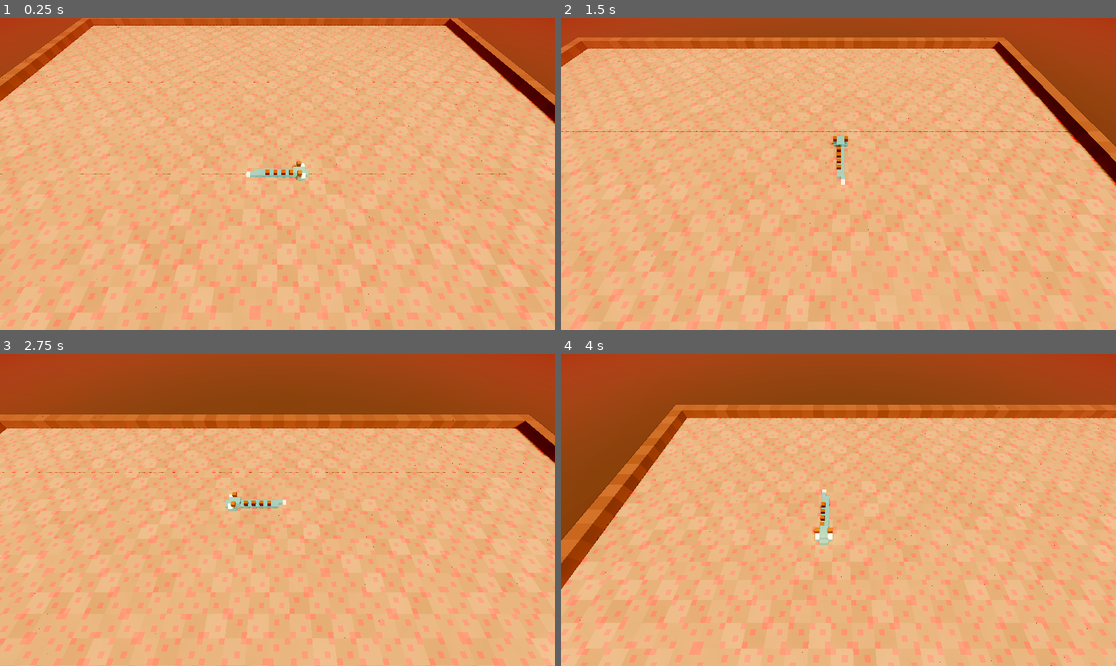
Above: before the commit, frames 1-4 (two rows, left to right).
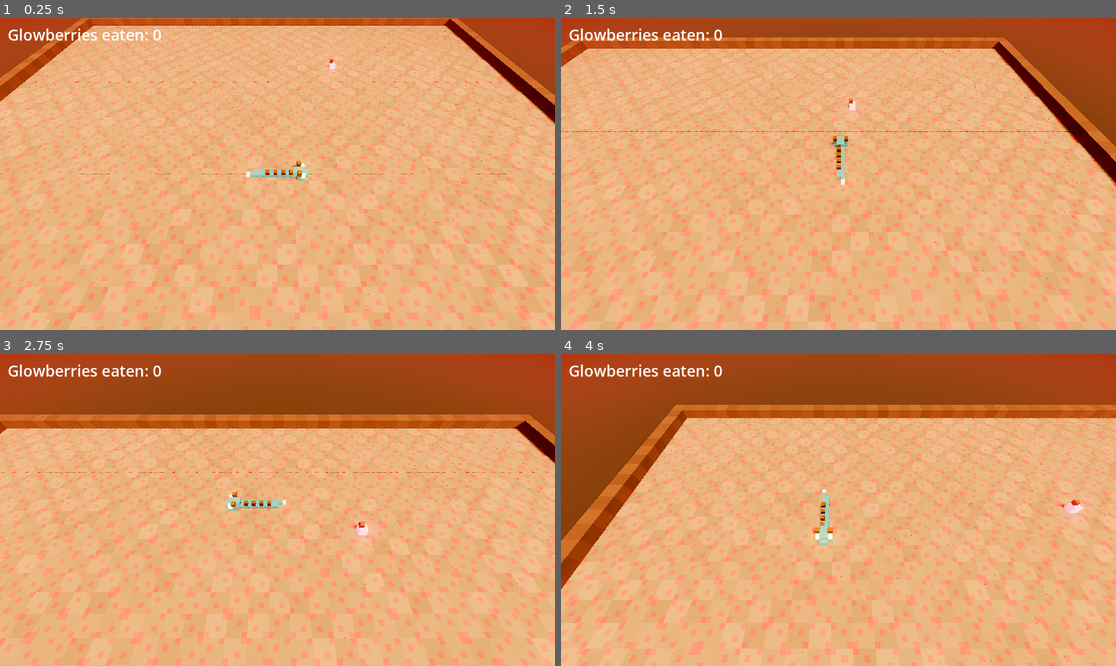
Above: after the commit, the same moments.

Repository: IDrinksWaters/CMPM121_D04
Game: Godot game, scene res://main.tscn
Two runs of this game, one before a commit and one after it. Both use one fixed random seed, a clock stepped at 60 frames per second and the inputs below.
Inputs:
- Up to frame 1 (0.25 s): no input
- Up to frame 2 (1.5 s): hold Up (ui_up) from 0.53 s (still down)
- Up to frame 3 (2.75 s): release Up (ui_up) at 2.03 s; hold Left (ui_left) from 2.03 s (still down)
- Up to frame 4 (4 s): release Left (ui_left) at 3.53 s; hold Down (ui_down) from 3.53 s (still down)

The runs differ from the first frame. In frame 1, 0.5% of the frame differs, in the area x 1-61%, y 3-18%; in frame 2, 0.5%; in frame 3, 0.6%; in frame 4, 0.6%, in the area x 1-95%, y 3-53%.

Commit message:
Step1: Glowberry added
Added glowberries for consumption, grow 3 length of snake when eaten.

Diff:
--- a/app/main.gd
+++ b/app/main.gd
@@ -16,13 +16,17 @@
 var meshes := {}  # kit piece name -> Mesh, shared by everything that shows it (Flyweight)
 var segments: Array[MeshInstance3D] = []
 var camera := Camera3D.new()
+var food_node := MeshInstance3D.new()
+var score_label := Label.new()
 var _clock := 0.0
 
 
 func _ready() -> void:
 	meshes = Stage.load_kit()
 	_build_stage()
+	_build_hud()
 	_draw_dragon()
+	_draw_food()
 
 
 ## Input arrives as events, so even a tap shorter than one frame is never missed.
@@ -38,6 +42,7 @@
 		_clock -= TICK_SECONDS
 		session.tick()
 		_draw_dragon()
+		_draw_food()
 	_follow(delta)
 
 
@@ -45,6 +50,8 @@
 func _build_stage() -> void:
 	add_child(Stage.new(session.board.tiles, meshes))
 	add_child(camera)
+	food_node.mesh = meshes["food"]
+	add_child(food_node)
 	camera.position = _center(session.dragon.body[0]) + CAMERA_OFFSET
 
 
@@ -53,6 +60,21 @@
 	var target := _center(session.dragon.body[0]) + CAMERA_OFFSET
 	camera.position = camera.position.lerp(target, 1 - exp(-3 * delta))
 	camera.look_at(camera.position - CAMERA_OFFSET)
+
+
+## The score sits in a corner of the screen, on a layer above the 3D world.
+func _build_hud() -> void:
+	var layer := CanvasLayer.new()
+	score_label.position = Vector2(16, 12)
+	score_label.add_theme_font_size_override("font_size", 32)
+	layer.add_child(score_label)
+	add_child(layer)
+
+
+func _draw_food() -> void:
+	food_node.visible = session.food != Session.NO_FOOD
+	food_node.position = _center(session.food)
+	score_label.text = "Glowberries eaten: %d" % session.score
 
 
 func _draw_dragon() -> void:
--- a/core/session.gd
+++ b/core/session.gd
@@ -4,17 +4,53 @@
 class_name Session
 extends RefCounted
 
+const GROWTH_PER_FOOD := 3  # cells the body gains per bite, we make it 3 for now
+const NO_FOOD := Vector2i(-1, -1)  # off the board: "there is no food right now"
+
 var board: Board
 var dragon: Dragon
+var food := NO_FOOD
+var score := 0  # how many pieces of food have been eaten
+
+var _grid_size: Vector2i
+var _rng := RandomNumberGenerator.new()
+var _pending_growth := 0  # growth still owed from bites already taken
 
 
-func _init(grid_size: Vector2i) -> void:
+## The seed makes the "random" food placement repeatable, so tests can predict it.
+func _init(grid_size: Vector2i, seed_value := 1) -> void:
+	_grid_size = grid_size
 	board = Board.bordered(grid_size)
 	dragon = Dragon.new(grid_size)
+	_rng.seed = seed_value
+	place_food()
 
 
-## One step of the rules. TODO for D4: food, growth, and collisions with the dragon's
-## own body and with solid tiles (board.is_solid). Each needs the dragon and something
-## else, which is why they go here rather than in Dragon.tick.
+## One step of the rules. TODO for D4: collisions with the dragon's own body and with
+## solid tiles (board.is_solid). They need the dragon and something else, which is why
+## they go here rather than in Dragon.tick.
 func tick() -> void:
+	var old_tail: Vector2i = dragon.body.back()
 	dragon.tick()
+	if dragon.body[0] == food:
+		score += 1
+		_pending_growth += GROWTH_PER_FOOD
+		food = NO_FOOD
+	if _pending_growth > 0:
+		# Growing means the tail stays where it was this step instead of following.
+		dragon.body.append(old_tail)
+		_pending_growth -= 1
+	if food == NO_FOOD:
+		place_food()
+
+
+## Put the food on a random free cell: not solid, not under the dragon.
+## Public so tests can call it directly. If the board is full there is no free cell.
+func place_food() -> void:
+	var free: Array[Vector2i] = []
+	for y in _grid_size.y:
+		for x in _grid_size.x:
+			var cell := Vector2i(x, y)
+			if not board.is_solid(cell) and not dragon.body.has(cell):
+				free.append(cell)
+	food = NO_FOOD if free.is_empty() else free[_rng.randi_range(0, free.size() - 1)]
Binary file changed: art/dragon_kit.glb
